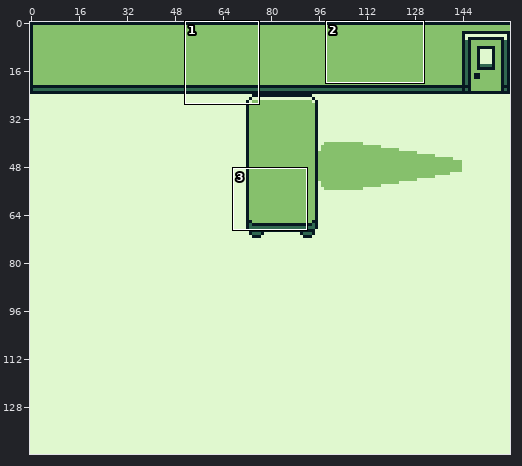
Sprite sheet, stored at assets/backgrounds/TutorialSpace.png. The first picture is a wide view before the edit; the outline marks the close-up.
Close-up. Before the edit:
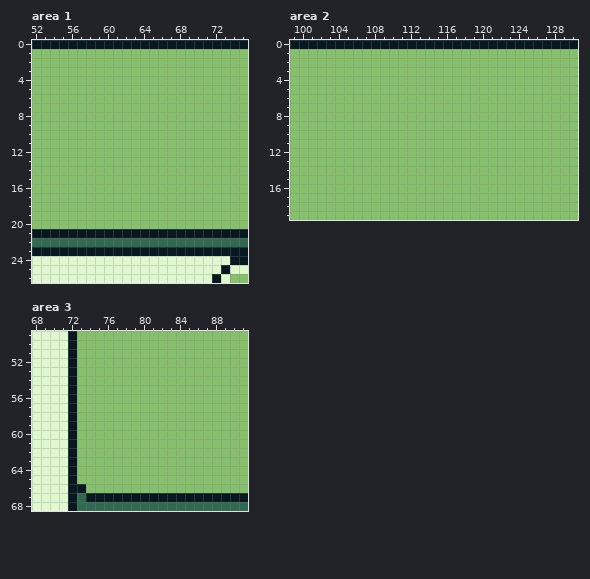
The file is 160x144 pixels. Shown: area 1: x 52..75, y 0..26; area 2: x 99..130, y 0..19; area 3: x 68..91, y 49..68. The commit also changed other parts of the picture, which this record leaves out.
After:
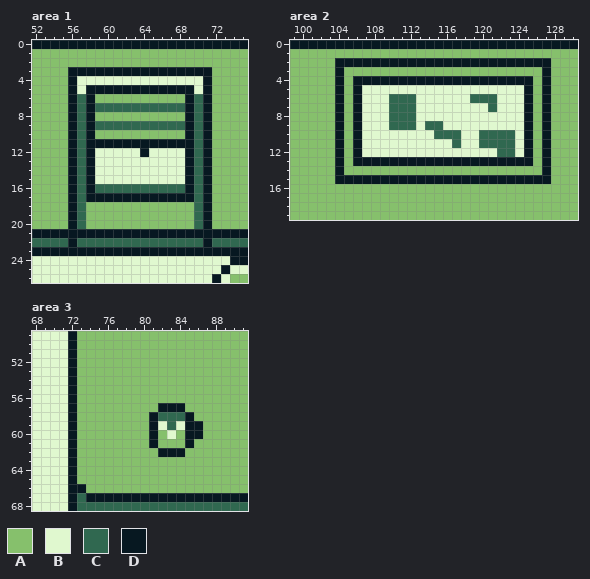
Palette (. is transparent): A #86c06c  B #e0f8cf  C #306850  D #071821
Change:
Area 1:
y 3: x 56..71 AAAAAAAAAAAAAAAA -> DDDDDDDDDDDDDDDD
y 4: x 56..71 AAAAAAAAAAAAAAAA -> DBBBBBBBBBBBBBBD
y 5: x 56..71 AAAAAAAAAAAAAAAA -> DBDDDDDDDDDDDDBD
y 6: x 56..58 AAA -> DCD; x 69..71 AAA -> DCD
y 7: x 56..71 AAAAAAAAAAAAAAAA -> DCDCCCCCCCCCCDCD
y 8: x 56..58 AAA -> DCD; x 69..71 AAA -> DCD
y 9: x 56..71 AAAAAAAAAAAAAAAA -> DCDCCCCCCCCCCDCD
y 10: x 56..58 AAA -> DCD; x 69..71 AAA -> DCD
y 11: x 56..71 AAAAAAAAAAAAAAAA -> DCDDDDDDDDDDDDCD
y 12: x 56..71 AAAAAAAAAAAAAAAA -> DCDBBBBBDBBBBDCD
y 13..15: x 56..71 AAAAAAAAAAAAAAAA -> DCDBBBBBBBBBBDCD
y 16: x 56..71 AAAAAAAAAAAAAAAA -> DCDCCCCCCCCCCDCD
y 17: x 56..71 AAAAAAAAAAAAAAAA -> DCDDDDDDDDDDDDCD
y 18..20: x 56..57 AA -> DC; x 70..71 AA -> CD
y 22: x 56 C -> D; x 71 C -> D
Area 2:
y 2: x 104..127 AAAAAAAAAAAAAAAAAAAAAAAA -> DDDDDDDDDDDDDDDDDDDDDDDD
y 3: x 104 A -> D; x 127 A -> D
y 4: x 104 A -> D; x 106..125 AAAAAAAAAAAAAAAAAAAA -> DDDDDDDDDDDDDDDDDDDD; x 127 A -> D
y 5: x 104 A -> D; x 106..125 AAAAAAAAAAAAAAAAAAAA -> DBBBBBBBBBBBBBBBBBBD; x 127 A -> D
y 6: x 104 A -> D; x 106..125 AAAAAAAAAAAAAAAAAAAA -> DBBBCCCBBBBBBCCCBBBD; x 127 A -> D
y 7: x 104 A -> D; x 106..125 AAAAAAAAAAAAAAAAAAAA -> DBBBCCCBBBBBBBBCBBBD; x 127 A -> D
y 8: x 104 A -> D; x 106..125 AAAAAAAAAAAAAAAAAAAA -> DBBBCCCBBBBBBBBBBBBD; x 127 A -> D
y 9: x 104 A -> D; x 106..125 AAAAAAAAAAAAAAAAAAAA -> DBBBCCCBCCBBBBBBBBBD; x 127 A -> D
y 10: x 104 A -> D; x 106..125 AAAAAAAAAAAAAAAAAAAA -> DBBBBBBBBCCCBBCCCCBD; x 127 A -> D
y 11: x 104 A -> D; x 106..125 AAAAAAAAAAAAAAAAAAAA -> DBBBBBBBBBBCBBCCCCBD; x 127 A -> D
y 12: x 104 A -> D; x 106..125 AAAAAAAAAAAAAAAAAAAA -> DBBBBBBBBBBBBBBBCCBD; x 127 A -> D
y 13: x 104 A -> D; x 106..125 AAAAAAAAAAAAAAAAAAAA -> DDDDDDDDDDDDDDDDDDDD; x 127 A -> D
y 14: x 104 A -> D; x 127 A -> D
y 15: x 104..127 AAAAAAAAAAAAAAAAAAAAAAAA -> DDDDDDDDDDDDDDDDDDDDDDDD
Area 3:
y 57: x 82..84 AAA -> DDD
y 58: x 81..85 AAAAA -> DCCCD
y 59: x 81..86 AAAAAA -> DBCBDD
y 60: x 81 A -> D; x 83 A -> B; x 85..86 AA -> DD
y 61: x 81 A -> D; x 85 A -> D
y 62: x 82..84 AAA -> DDD
Where, in picture pixels (left, top, right, bottom), the same in both close-ups:
changed: (68, 67, 212, 247)
changed: (335, 58, 551, 184)
changed: (149, 403, 203, 457)
